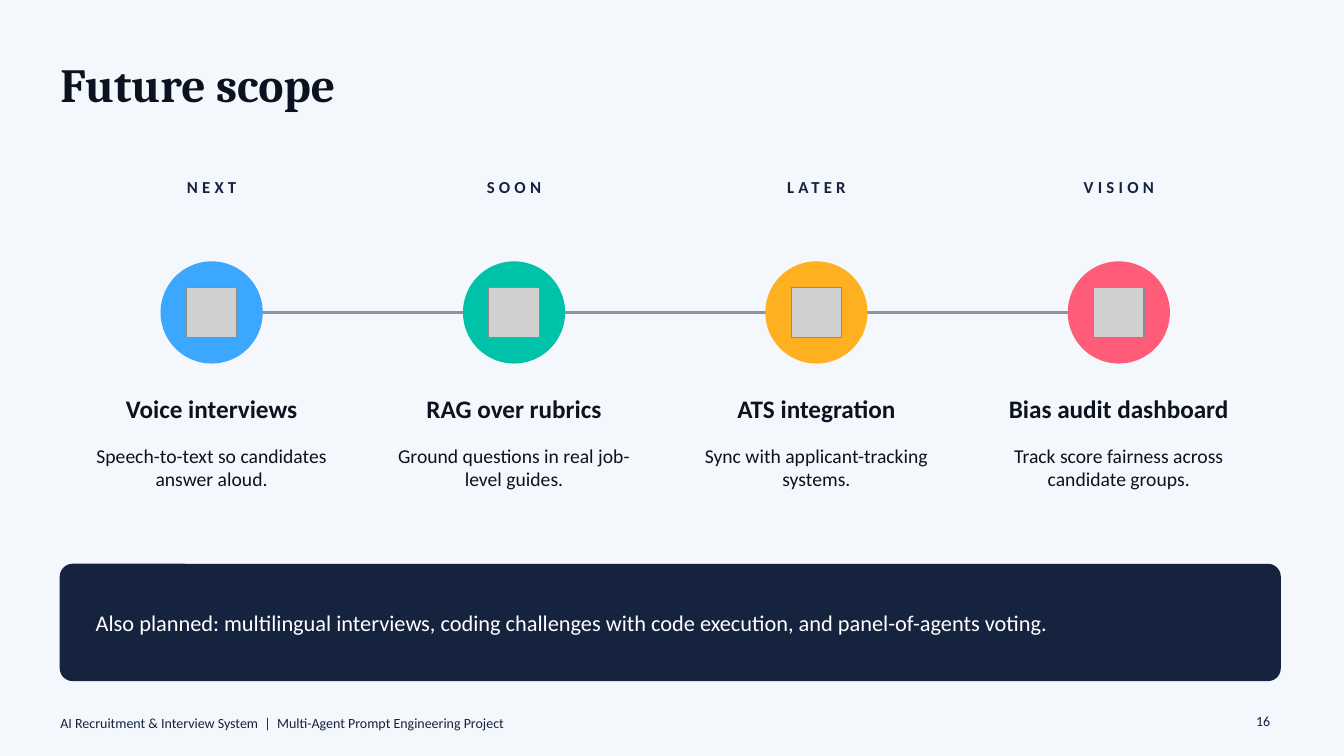
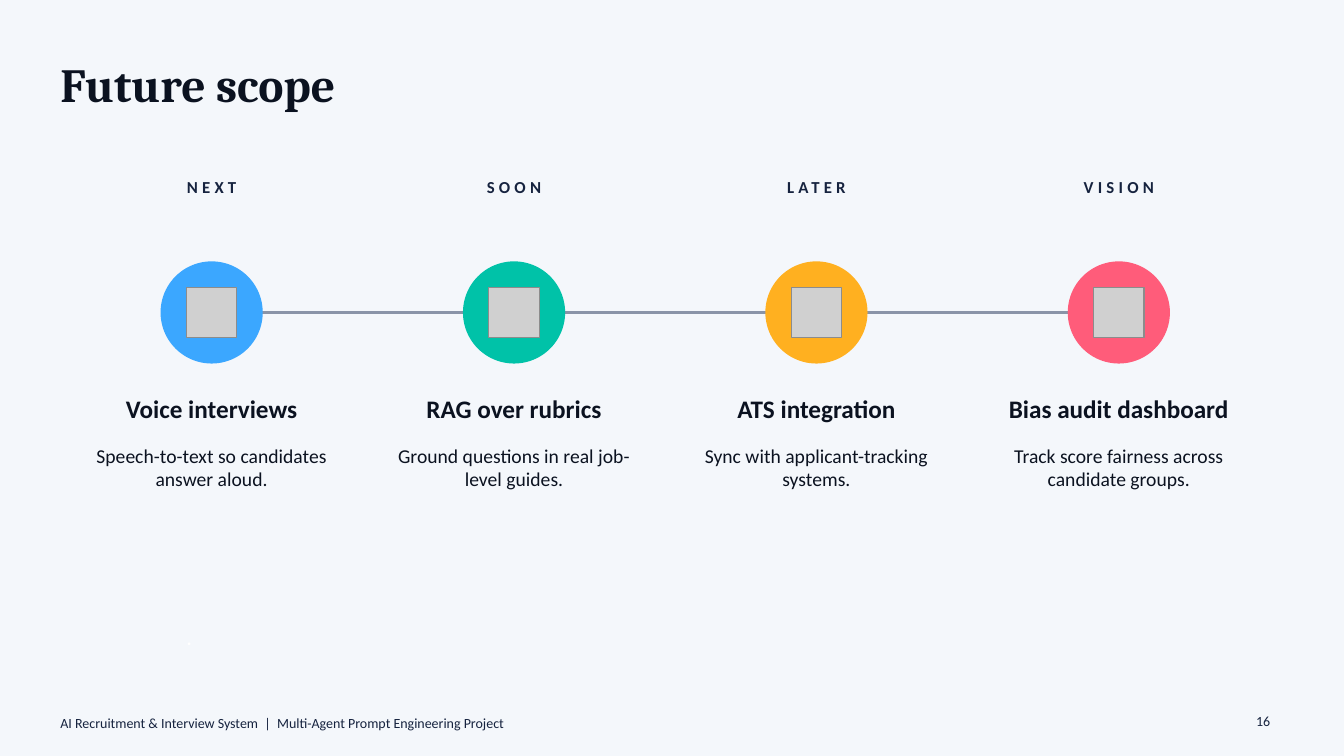
Before and after one commit to jetflox/AI-INTERVIEWING-SYSTEM-, a slide deck: slide 16 of AI_Recruitment_Interview_System.pptx. Drawn at 1344x756 pixels with LibreOffice and Linux fonts; fonts in the diff are those of the drawing; grey boxes stand for pictures. Boxes give left, top, right and bottom in pixels: in the first picture for what was removed or moved away, otherwise in the second. Text is boxed around its words. In the diff, an @@ line names an element or a change of style, - is before the commit and + after.

```diff
--- a/AI_Recruitment_Interview_System.pptx
+++ b/AI_Recruitment_Interview_System.pptx
@@ rounded rectangle removed at (x1=60, y1=565, x2=1280, y2=681) @@
@@ text at (x1=96, y1=615, x2=1047, y2=635): text changed @@
-Also planned: multilingual interviews, coding challenges with code execution, and panel-of-agents voting.
+.
```
Also in this commit, not shown: 6 other slides changed.
